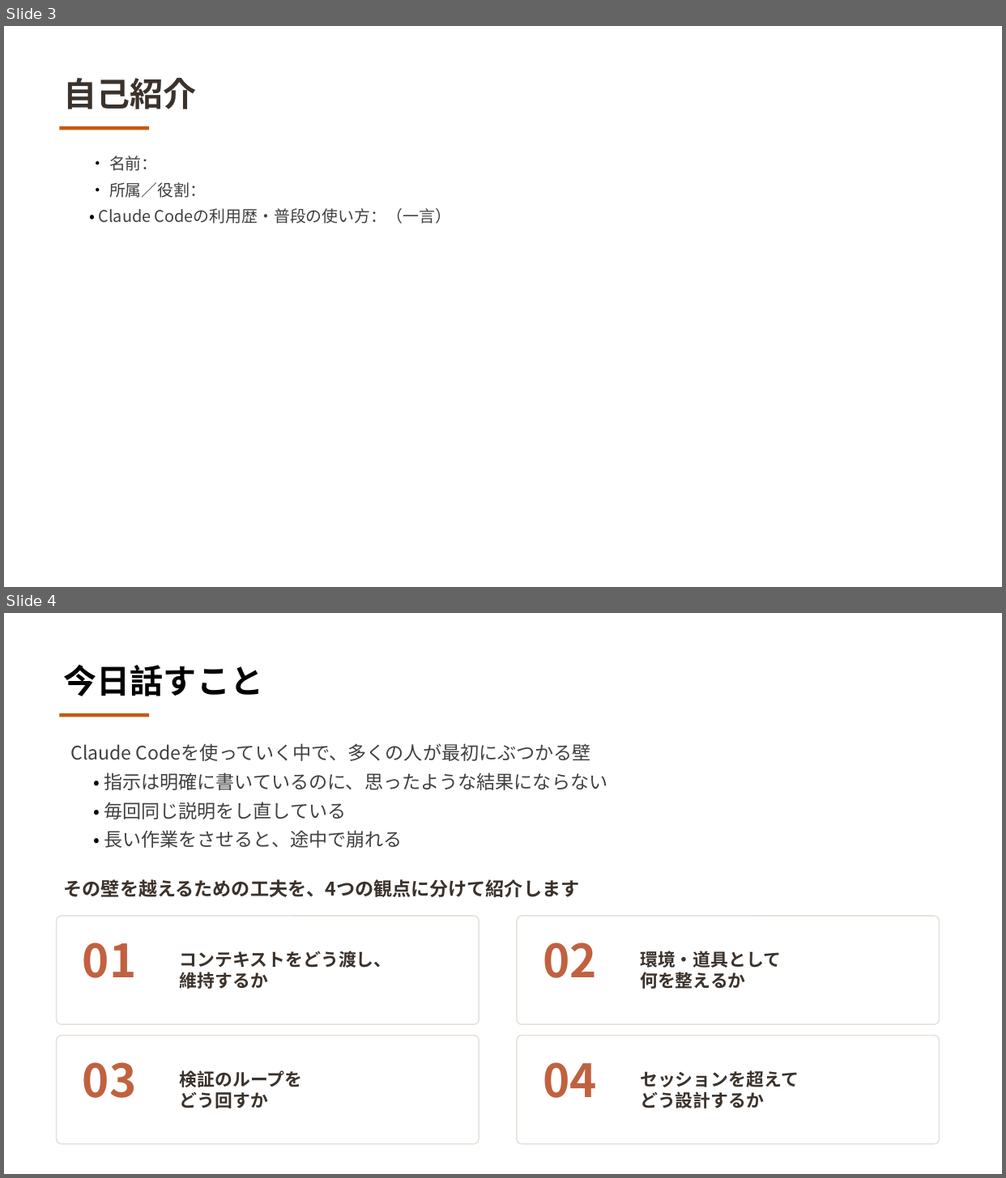
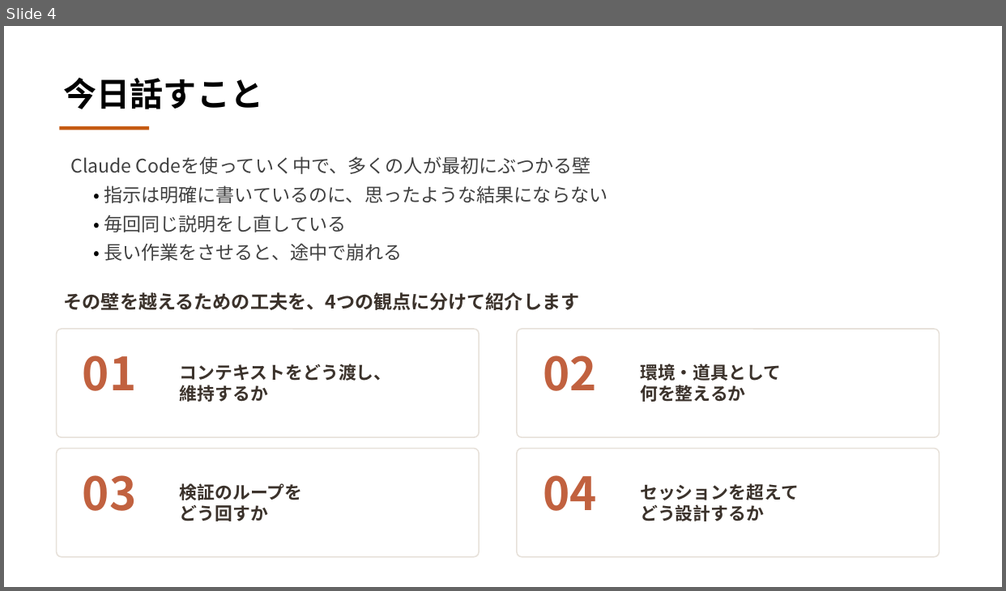
Before and after one commit to masa12y/docs, a slide deck: 勉強会/Claude_Codeの活用方法.pptx. Shown one above the other, each under a label of ours: slides 3 and 4 before the commit, slide 4 after it. The pictures are 1006x1178 and 1006x591 pixels, drawn with LibreOffice and Linux fonts; fonts in the diff are those of the drawing. Boxes give left, top, right and bottom in pixels: in the first picture for what was removed or moved away, otherwise in the second. Text is boxed around its words. In the diff, an @@ line names an element or a change of style, - is before the commit and + after.

```diff
--- a/勉強会/Claude_Codeの活用方法.pptx
+++ b/勉強会/Claude_Codeの活用方法.pptx
@@ slide 3 removed at [4,26,1002,587], background #FFFFFF @@
@@ text removed at [64,78,197,109] @@
-自己紹介
@@ rectangle removed at [59,126,149,130] @@
@@ text removed at [99,156,451,224] @@
-• 名前：
-• 所属／役割：
-• Claude Codeの利用歴・普段の使い方：（一言）
```
Also in this commit, not shown: 19 slides changed, 1 slide added, 2 other slides removed, 2 other files.
